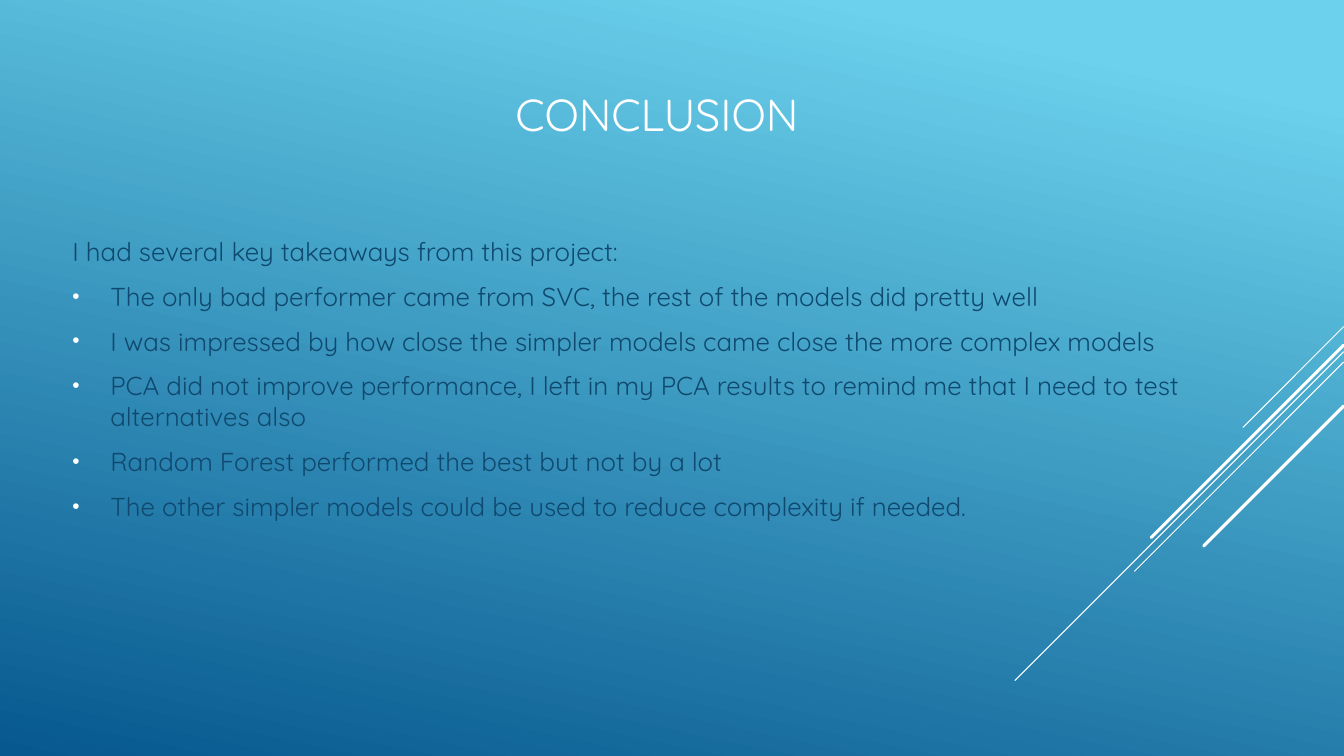
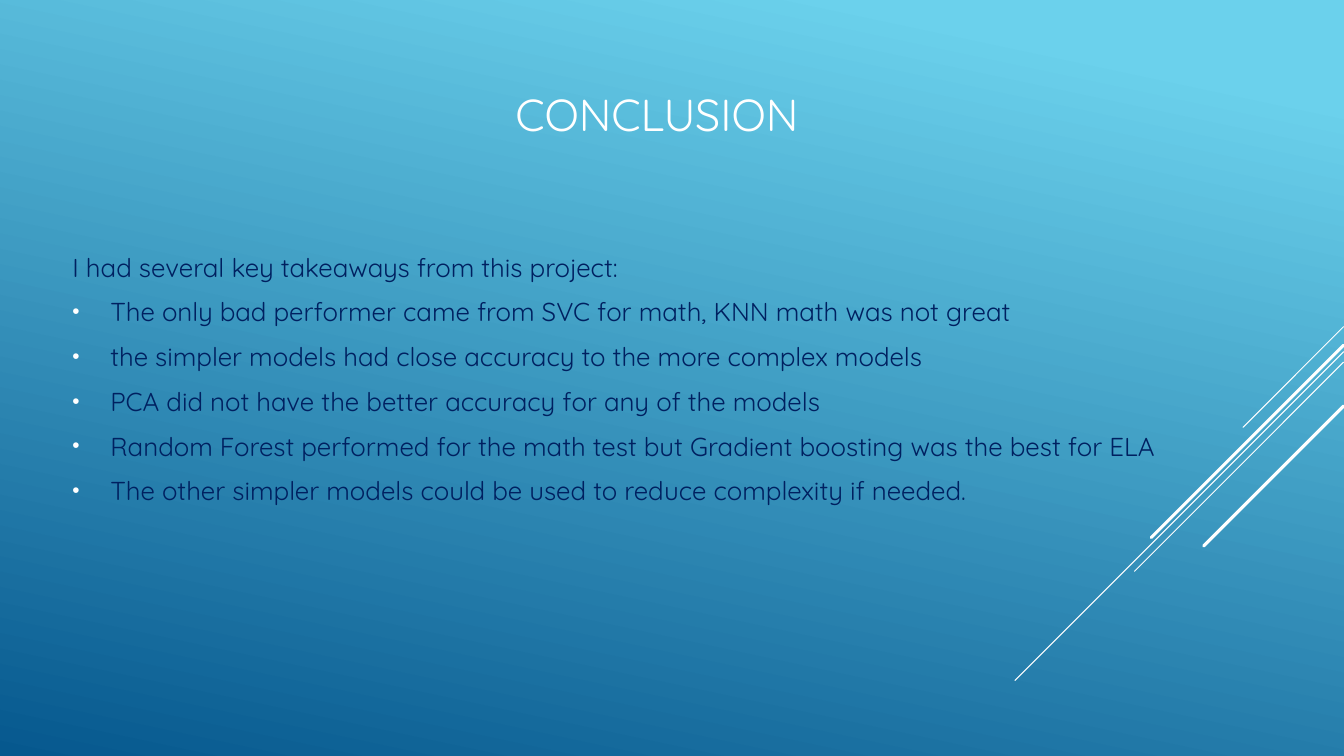
Before and after one commit to efuller11/Thinkful, a slide deck: slide 30 of New York Education System capstone.pptx (slide 29 before the commit). Drawn at 1344x756 pixels with LibreOffice and Linux fonts; fonts in the diff are those of the drawing. Boxes give left, top, right and bottom in pixels: in the first picture for what was removed or moved away, otherwise in the second. Text is boxed around its words. In the diff, an @@ line names an element or a change of style, - is before the commit and + after.

```diff
--- a/New York Education System capstone.pptx
+++ b/New York Education System capstone.pptx
@@ text at box(72, 258, 966, 505): text colour #0F496F to #002060 in "I had several key takeaways from this ...", "The other simpler models could be used ..." @@
@@ text at box(110, 302, 1154, 461): text changed; text colour #0F496F to #002060 @@
-• The only bad performer came from SVC, the rest of the models did pretty well
-• I was impressed by how close the simpler models came close the more complex models
-• PCA did not improve performance, I left in my PCA results to remind me that I need to test alternatives also
-• Random Forest performed the best but not by a lot
+• The only bad performer came from SVC for math, KNN math was not great
+• the simpler models had close accuracy to the more complex models
+• PCA did not have the better accuracy for any of the models
+• Random Forest performed for the math test but Gradient boosting was the best for ELA
```
Also in this commit, not shown: 21 other slides changed, 1 slide added, 1 other file.
